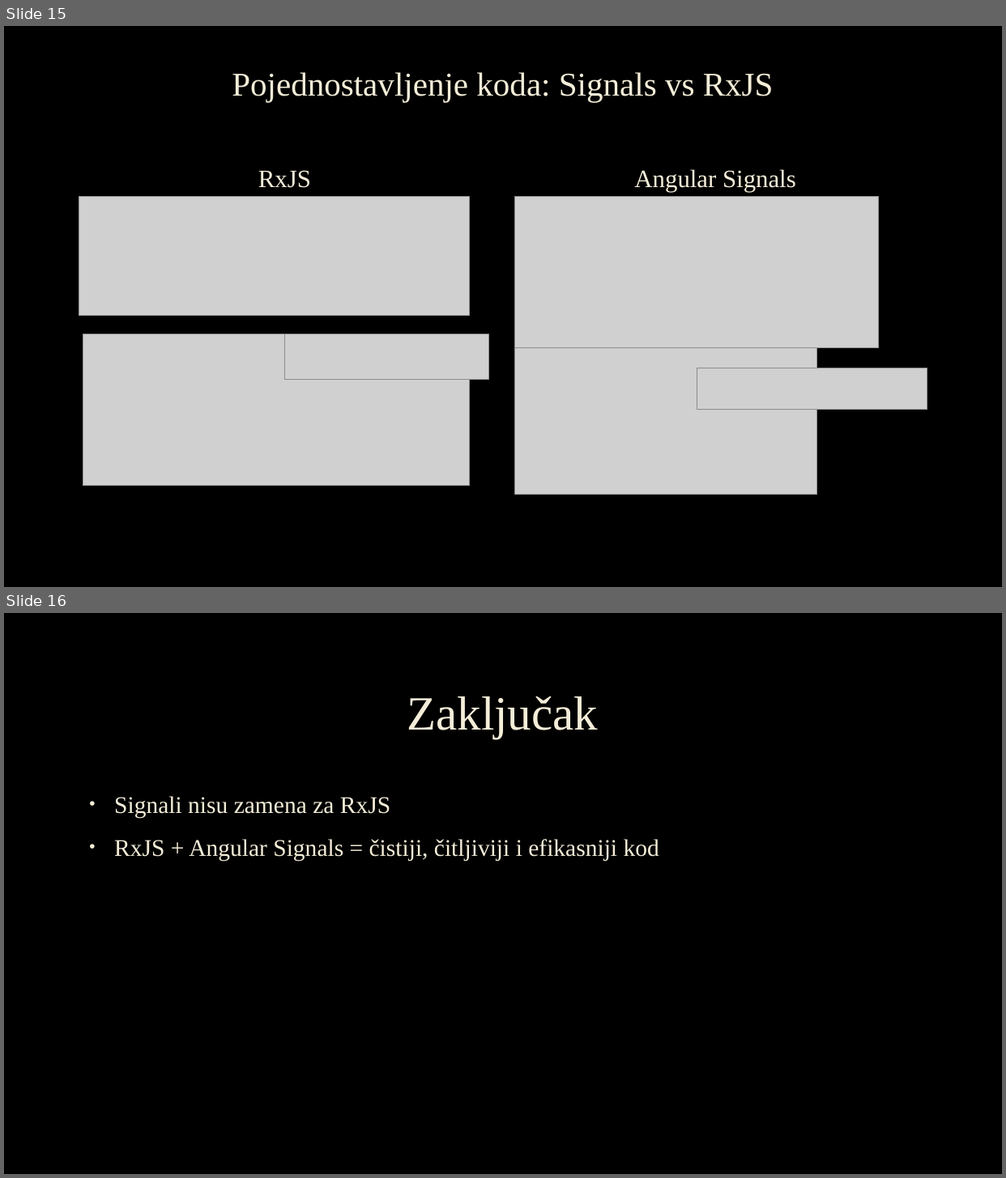
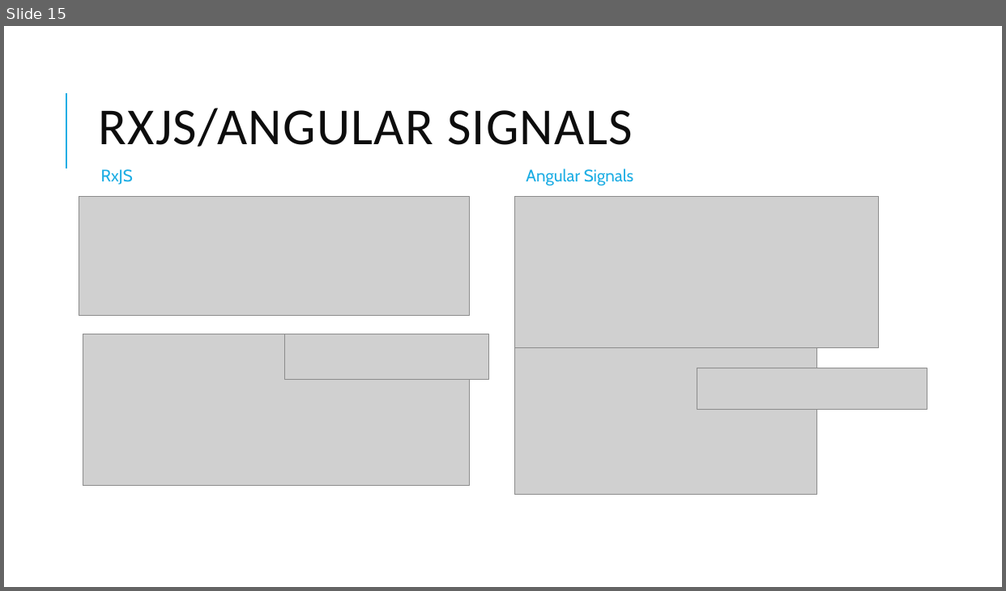
Before and after one commit to anitagolubovic/SignalsAndRxJs, a slide deck: Signali I RxJS.pptx. Shown one above the other, each under a label of ours: slides 15 and 16 before the commit, slide 15 after it. The pictures are 1006x1178 and 1006x591 pixels, drawn with LibreOffice and Linux fonts; fonts in the diff are those of the drawing; grey boxes stand for pictures; background and template pictures are left out. Boxes give left, top, right and bottom in pixels: in the first picture for what was removed or moved away, otherwise in the second. Text is boxed around its words. In the diff, an @@ line names an element or a change of style, - is before the commit and + after.

```diff
--- a/Signali I RxJS.pptx
+++ b/Signali I RxJS.pptx
@@ slide 16 removed at bbox=[4, 613, 1002, 1174], background picture (left out) @@
@@ title removed at bbox=[407, 696, 599, 739] @@
-Zaključak
@@ text removed at bbox=[114, 796, 659, 861] @@
-• Signali nisu zamena za RxJS
-• RxJS + Angular Signals = čistiji, čitljiviji i efikasniji kod
@@ slide 15 changed as well @@
@@ background picture (left out) to #FFFFFF @@
@@ line added from (66, 169) to (66, 93), #1CADE4 1.5 pt @@
@@ title at bbox=[99, 108, 633, 147]: text changed; size 32 to 50 pt; font Times New Roman to Calibri; text colour #F4EDD8 to #0D0D0D @@
-Pojednostavljenje koda: Signals vs RxJS
+RXJS/ANGULAR SIGNALS
@@ text "RxJS" at bbox=[101, 169, 133, 185]: size 24 to 16.1 pt, font Times New Roman to Cabin, text colour #F4EDD8 to #1CADE4, letter outline #404040 0.75 pt to none; alignment centre to left; line spacing 1.1 to 0.7; less space between paragraphs; vertical alignment bottom to middle @@
@@ text "Angular Signals" at bbox=[526, 169, 633, 186]: size 24 to 16.1 pt, font Times New Roman to Cabin, text colour #F4EDD8 to #1CADE4, letter outline #404040 0.75 pt to none; alignment centre to left; line spacing 1.1 to 0.7; less space between paragraphs; vertical alignment bottom to middle @@
@@ text "Angular Signals": place and size @@
-text "Angular Signals" at bbox=[634, 169, 796, 192]
+text "Angular Signals" at bbox=[526, 169, 633, 186]
```
Also in this commit, not shown: 15 other slides changed, 3 slides added, 2 other files.
